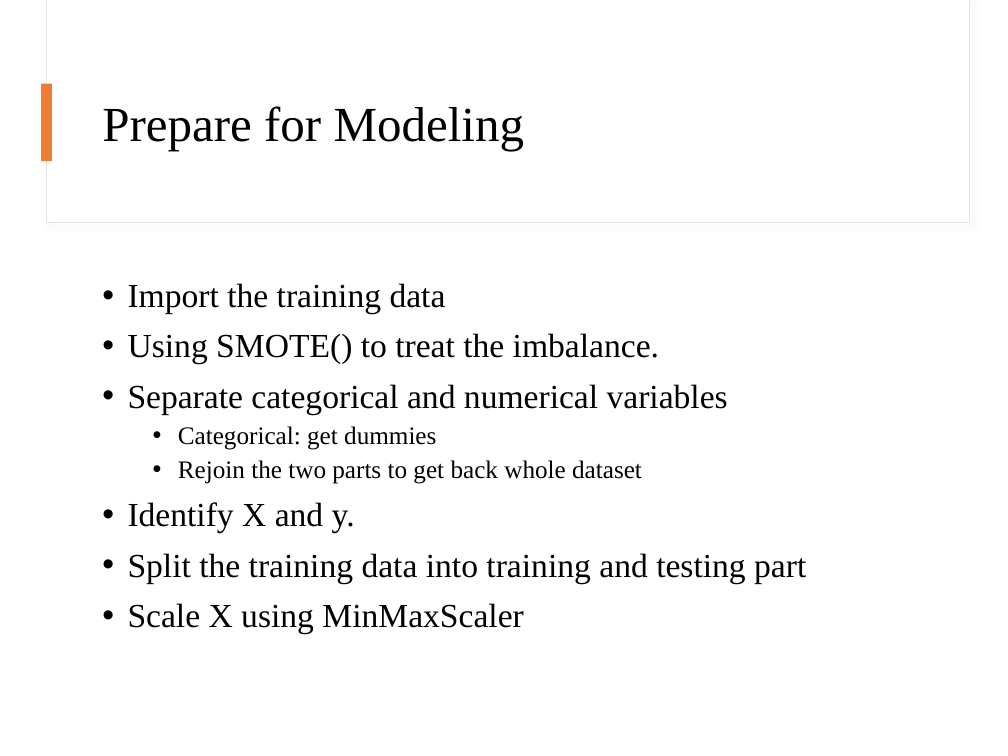
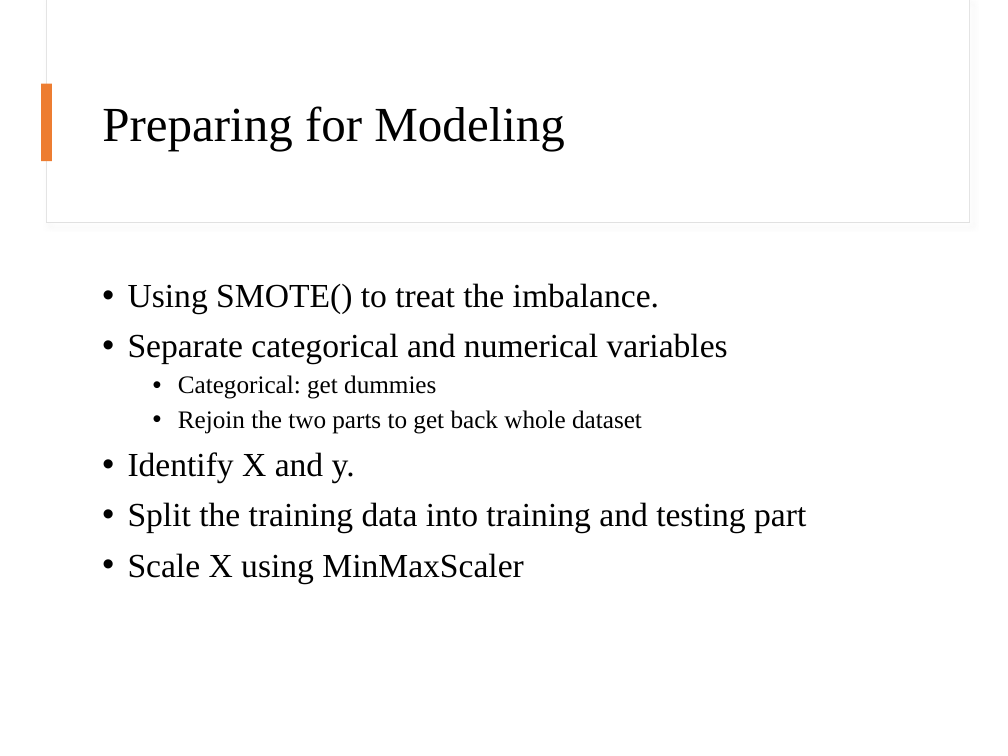
Before and after one commit to mengyanl/DirectMarketing, a slide deck: slide 7 of DirectMarket.pptx. Drawn at 1008x756 pixels with LibreOffice and Linux fonts; fonts in the diff are those of the drawing. Boxes give left, top, right and bottom in pixels: in the first picture for what was removed or moved away, otherwise in the second. Text is boxed around its words. In the diff, an @@ line names an element or a change of style, - is before the commit and + after.

```diff
--- a/DirectMarket.pptx
+++ b/DirectMarket.pptx
@@ title at bbox=[102, 106, 565, 151]: text changed @@
-Prepare for Modeling
+Preparing for Modeling
@@ text at bbox=[128, 283, 446, 314]: paragraph removed @@
-• Import the training data
```
Also in this commit, not shown: 3 other slides changed.
